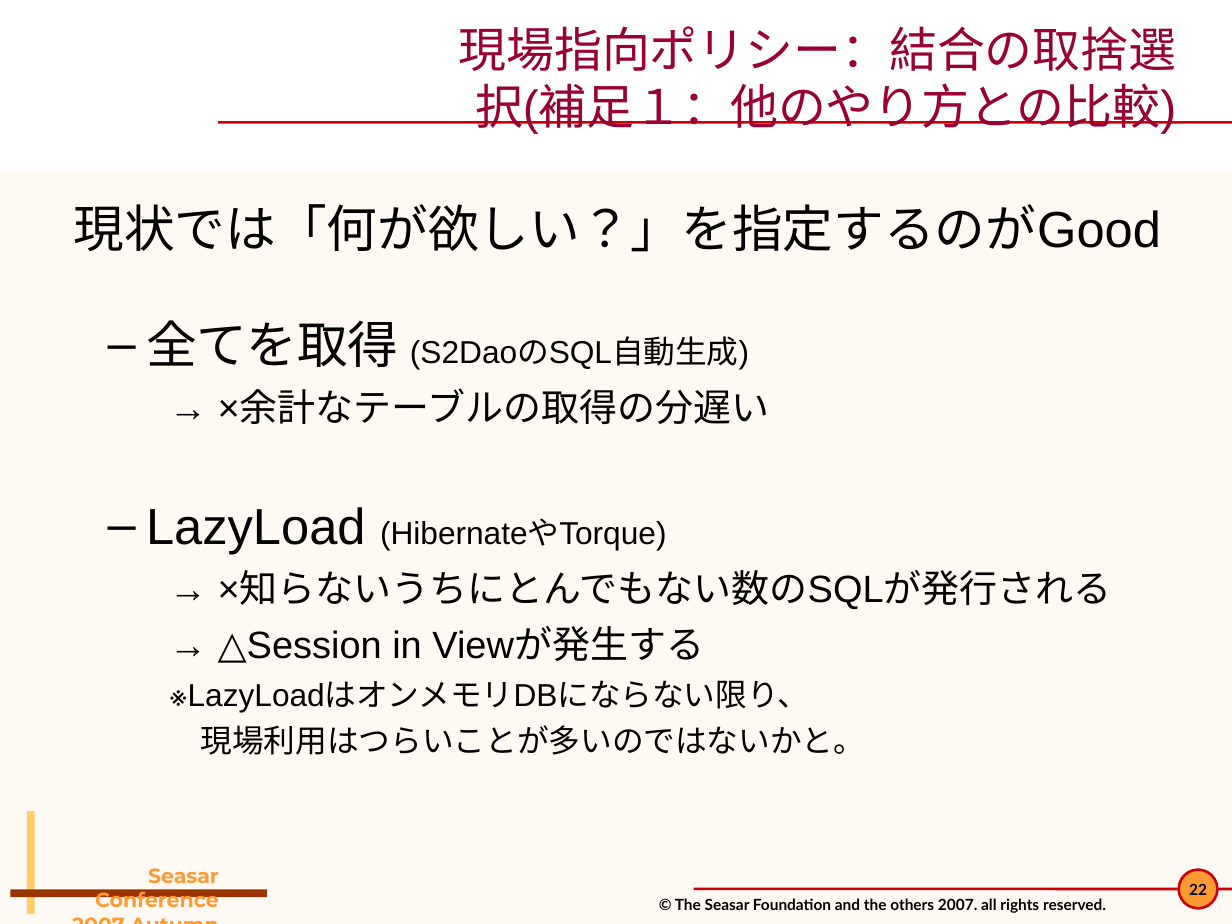
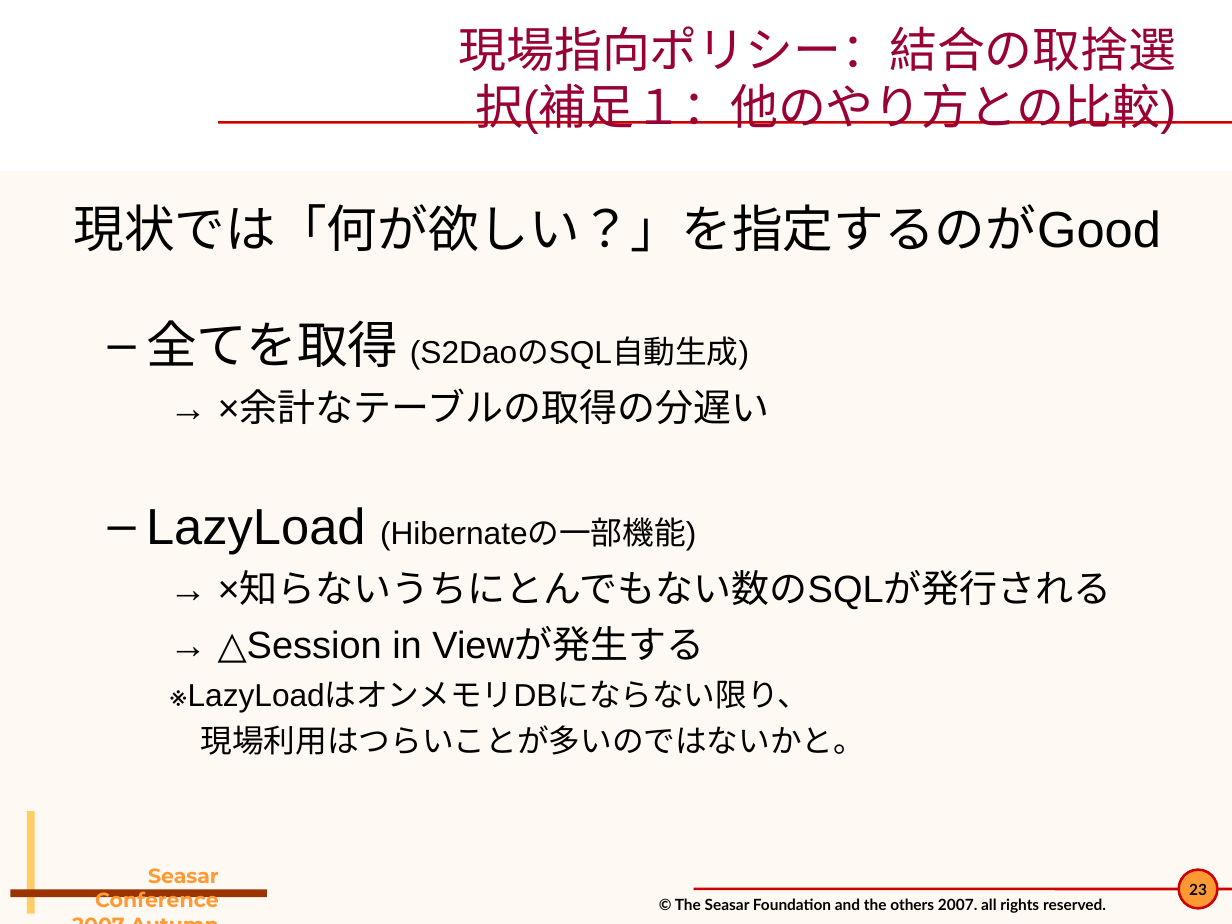
Before and after one commit to seasarorg/dbflute, a slide deck: slide 23 of dbflute/etc/doc/pres/sc2007a_2-DBFlute.ppt (slide 22 before the commit). Drawn at 1232x924 pixels with LibreOffice and Linux fonts; fonts in the diff are those of the drawing; background and template pictures are left out. Boxes give left, top, right and bottom in pixels: in the first picture for what was removed or moved away, otherwise in the second. Text is boxed around its words. In the diff, an @@ line names an element or a change of style, - is before the commit and + after.

```diff
--- a/dbflute/etc/doc/pres/sc2007a_2-DBFlute.ppt
+++ b/dbflute/etc/doc/pres/sc2007a_2-DBFlute.ppt
@@ text at box(146, 507, 696, 554): text changed @@
-  – LazyLoad (HibernateやTorque)
+  – LazyLoad (Hibernateの一部機能)
@@ page number at box(1189, 883, 1207, 895): text changed @@
-22
+23
```
Also in this commit, not shown: 32 other slides changed, 1 slide added, 2 other files.
